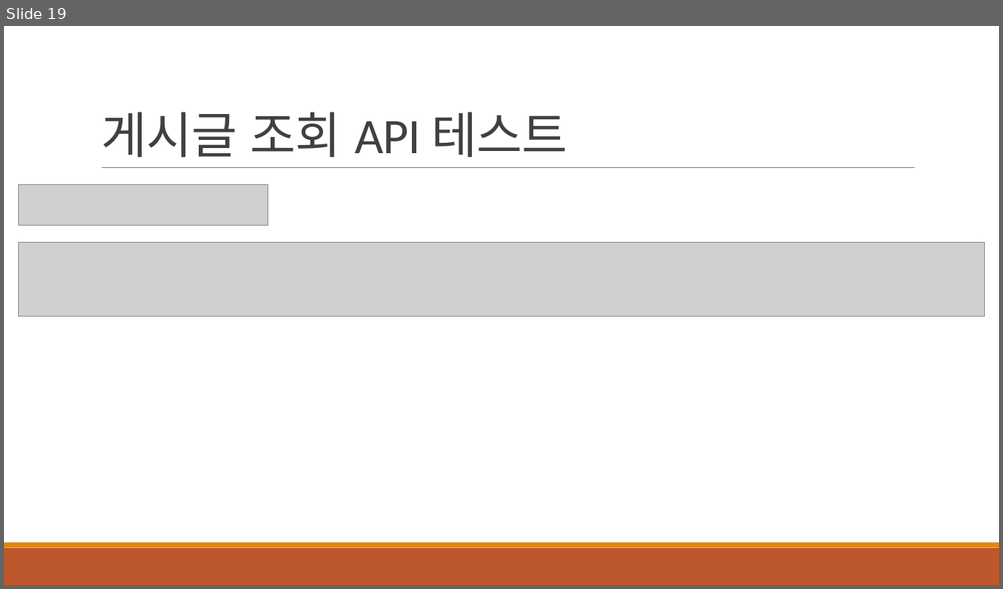
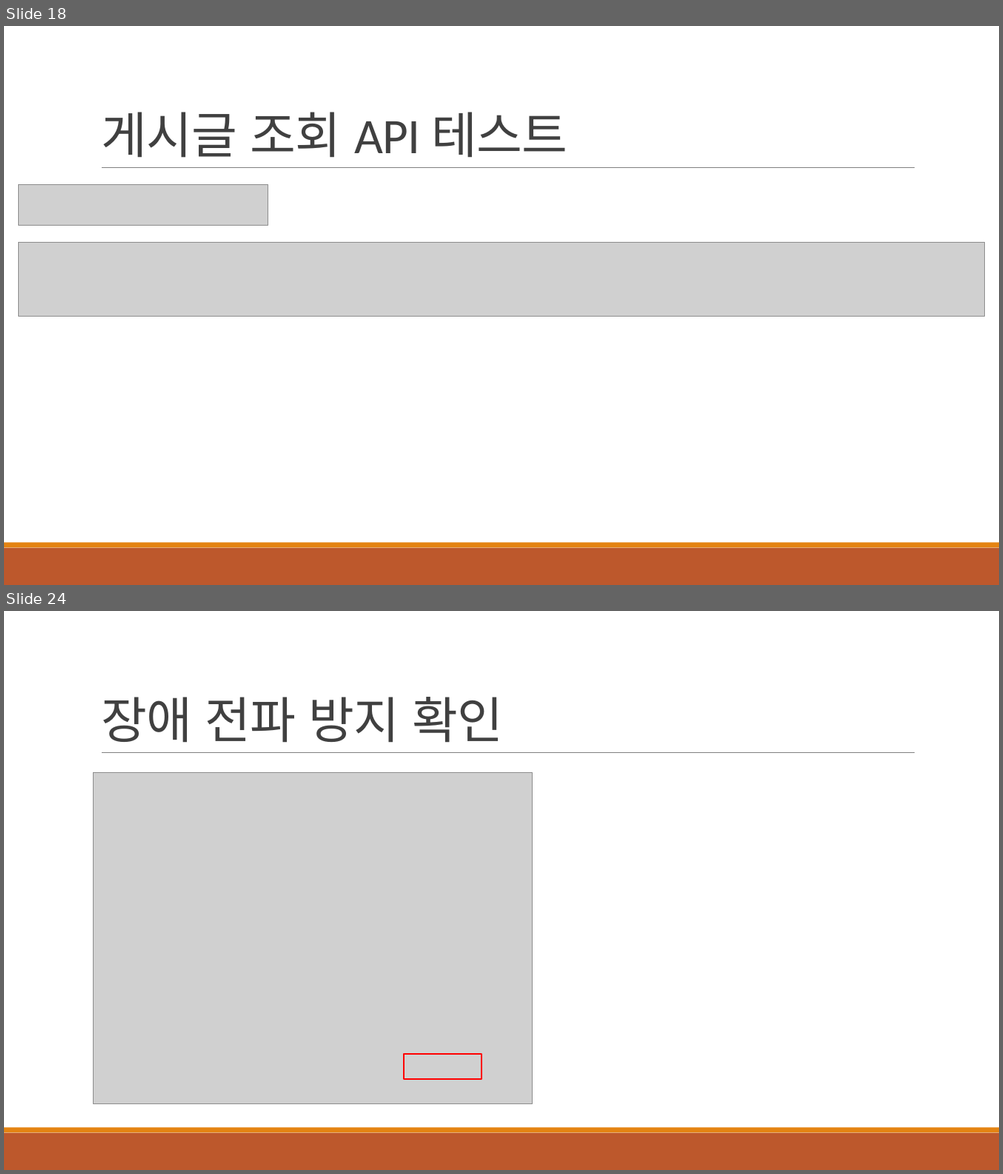
Before and after one commit to khb3025/study-msa, a slide deck: msa-ppt/3.데이터 조회 API 구현.pptx. Shown one above the other, each under a label of ours: slide 19 before the commit, slides 18 and 24 after it; the slides between them are not shown. The pictures are 1003x589 and 1003x1174 pixels, drawn with LibreOffice and Linux fonts; fonts in the diff are those of the drawing; grey boxes stand for pictures. Boxes give left, top, right and bottom in pixels: in the first picture for what was removed or moved away, otherwise in the second. Text is boxed around its words. In the diff, an @@ line names an element or a change of style, - is before the commit and + after.

Commit message:
feat : MSA 장애 전파 방지 전략
1. 요청에 대한 응답을 null로 처리 - 요청 서비스의 정보를 추가하지 않아도
   서비스에 큰 이슈가 발생하지 않을 경우.
2. 장애가 발생한 서비스에 대한 안내 message 와 ErrorCode 전달

```diff
--- a/msa-ppt/3.데이터 조회 API 구현.pptx
+++ b/msa-ppt/3.데이터 조회 API 구현.pptx
@@ slide 24 added at <box>4,611,999,1170</box>, background #FFFFFF; not listed: 3 template elements that a slide beside it also shows @@
@@ title added at <box>101,697,504,743</box>, 48 pt, text #404040 @@
+장애 전파 방지 확인
@@ picture added at <box>94,773,532,1104</box> @@
@@ rectangle added at <box>404,1054,481,1079</box>, outline #FF0000 1.25 pt @@
@@ what was slide 19 is now slide 18 @@
```
Also in this commit, not shown: 5 other slides added, 1 slide removed, 2 other files.
